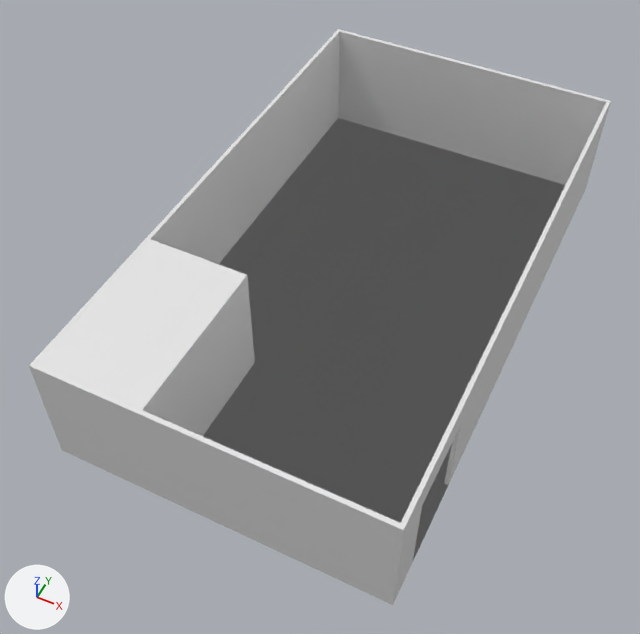
Before and after pictures for a commit that changed the Blender file New_Model.blend.
One viewpoint serves both versions: a 50 mm camera at (6.03, -14.23, 16.68) aimed at (-0.41, -1.35, 0.58). Lighting does not change. The marker at lower left points along +X, +Y and +Z.

The first picture shows 'Room_Model', 'WiP'.
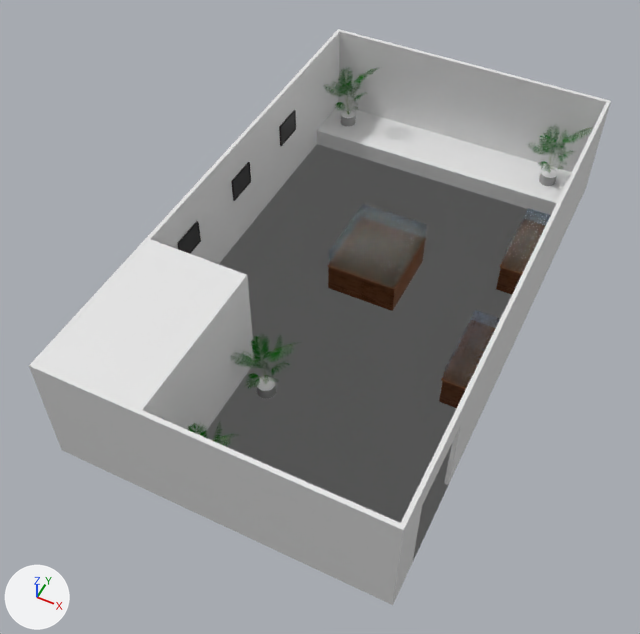
Pixel boxes [x1, y1, x2, y2] of what changed, in the pictures (640 x 634 px):
'Buc', added: after [317, 105, 572, 215]
'Tu_to1', added: after [328, 204, 427, 311]
'Tu_be2', added: after [439, 309, 500, 408]
'Tu_be1', added: after [496, 208, 551, 294]
'Cay3', added: after [231, 334, 298, 399]
'Cay2', added: after [528, 125, 592, 186]
'Cay1', added: after [325, 67, 378, 126]
'Anh3', added (black): after [178, 221, 201, 254]
'Anh2', added (black): after [232, 162, 251, 201]
'Anh1', added: after [279, 110, 296, 146]
'Cay', added: after [188, 422, 238, 447]

Edits to the bpy script that builds the scene:
```text
Add mat_transparent:
    mat_transparent = bpy.data.materials.new('Transparent')
    # nodes: BsdfPrincipled, BsdfTransparent, MixShader, OutputMaterial
    # colours: blue #71a7e7
Add mat_transparent_001:
    mat_transparent_001 = bpy.data.materials.new('Transparent.001')
    # nodes: BsdfPrincipled, BsdfTransparent, MixShader, OutputMaterial
    # colours: blue #59afe7
Add mat_areca_palm:
    mat_areca_palm = bpy.data.materials.new('Areca palm')
    # nodes: BsdfDiffuse, Math, MixShader, OutputMaterial, TexNoise, ValToRGB
    # colours: black #000000, white #ffffff, dark green #007402, green #98ab66
Add ob_tu_be1:
    ob_tu_be1 = bpy.data.objects.new('Tu_be1', me_cube_008)  # 78 vertices, 72 faces; spans x -1.06..1.01, y -1.02..1.02, z -5.17..1.0; in mat_material_003 (picture img_texturescom_wood_oakveneer2_1k_albedo_tif), mat_material_002 (picture img_texturescom_wood_oakveneer2_1k_albedo_tif); modifiers SOLIDIFY
    ob_tu_be1.location = (3.45, 3.01, 1.02)
    ob_tu_be1.scale = (0.445, 0.988, 0.198)
Add ob_tu_to1:
    ob_tu_to1 = bpy.data.objects.new('Tu_to1', me_cube_007)  # 66 vertices, 60 faces; spans x -1.02..1.02, y -1.03..1.01, z -4.43..1.0; in mat_material_005 (picture img_texturescom_wood_oakveneer2_1k_albedo_tif_001), mat_material_004 (picture img_texturescom_wood_oakveneer2_1k_albedo_tif_001); modifiers SOLIDIFY
    ob_tu_to1.location = (0.0, 1.13, 1.06)
    ob_tu_to1.scale = (0.899, 0.999, 0.24)
Add ob_tu_be2:
    ob_tu_be2 = bpy.data.objects.new('Tu_be2', me_cube_008.copy())  # modifiers SOLIDIFY
    ob_tu_be2.location = (3.45, -1.01, 1.02)
    ob_tu_be2.scale = (0.445, 0.988, 0.198)
Add ob_anh2:
    ob_anh2 = bpy.data.objects.new('Anh2', me_cube_005)  # 16 vertices, 14 faces; spans x -1.0..1.0, y -1.0..1.0, z -1.0..1.0; in mat_material_001 (black #0c0c0c)
    ob_anh2.location = (-3.87, 1.0, 1.8)
    ob_anh2.rotation_euler = (1.571, 1.571, 1.571)  # degrees (90, 90, 90)
    ob_anh2.scale = (0.325, 0.433, 0.0217)
Add ob_anh1:
    ob_anh1 = bpy.data.objects.new('Anh1', me_cube_005.copy())
    ob_anh1.location = (-3.87, 3.57, 1.8)
    ob_anh1.rotation_euler = (1.571, 1.571, 1.571)  # degrees (90, 90, 90)
    ob_anh1.scale = (0.325, 0.433, 0.0217)
Add ob_anh3:
    ob_anh3 = bpy.data.objects.new('Anh3', me_cube_005.copy())
    ob_anh3.location = (-3.86, -1.56, 1.8)
    ob_anh3.rotation_euler = (1.571, 1.571, 1.571)  # degrees (90, 90, 90)
    ob_anh3.scale = (0.325, 0.433, 0.0217)
Add ob_cay:
    ob_cay = bpy.data.objects.new('Cay', me_cylinder_003)  # 7450 vertices, 4522 faces, 12 loose edges; spans x -2.34..2.9, y -2.31..2.44, z 0.0..6.73; in mat_metal (grey #9e9e9e), mat_soil2 (its picture is missing), mat_areca_palm2 (dark green #045e03)
    ob_cay.location = (-0.73, -6.2, 0.0)
    ob_cay.scale = (0.313, 0.313, 0.313)
Add ob_cay3:
    ob_cay3 = bpy.data.objects.new('Cay3', me_cylinder_003.copy())
    ob_cay3.parent = ob_cay
    ob_cay3.location = (-0.733, -3.522, 0.0)
    ob_cay3.scale = (0.313, 0.313, 0.313)
Add ob_cay2:
    ob_cay2 = bpy.data.objects.new('Cay2', me_cylinder_003.copy())
    ob_cay2.parent = ob_cay
    ob_cay2.location = (2.992, 6.2, 0.509)
    ob_cay2.scale = (0.313, 0.313, 0.313)
Add ob_cay1:
    ob_cay1 = bpy.data.objects.new('Cay1', me_cylinder_003.copy())
    ob_cay1.parent = ob_cay
    ob_cay1.location = (-3.239, 6.198, 0.508)
    ob_cay1.scale = (0.313, 0.313, 0.313)
Add ob_buc:
    ob_buc = bpy.data.objects.new('Buc', me_cube_001.copy())  # the mesh of ob_wip
    ob_buc.location = (0.0, 6.15, 0.25)
    ob_buc.scale = (3.89, 0.75, 0.25)
```
